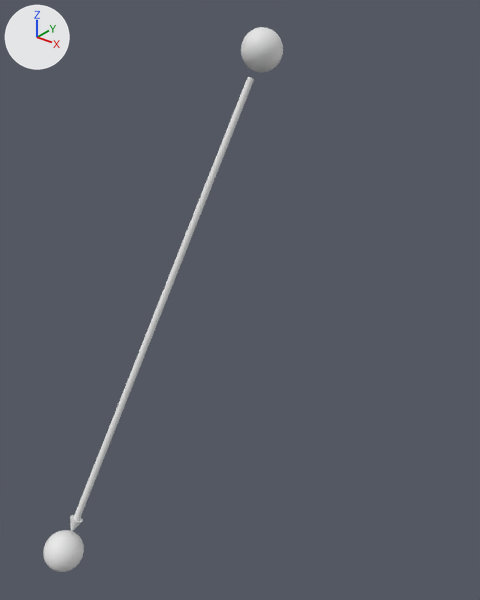
Before and after pictures for a commit that changed the OBJ model 资本的生产过程/价值形式理论/价值形式/datas_graphs_generated/simple.obj.
Before and after are seen from a 50 mm lens placed at (14.31, -14.83, 7.86), pointed at (4.58, -2.68, 0.33). The axes (+X, +Y, +Z) are drawn at upper left. The lights are the same throughout. The picture after the commit comes second. Where no turn or scale is listed for an object, it has been applied to the vertices.

Objects in the first picture: 'simple'.
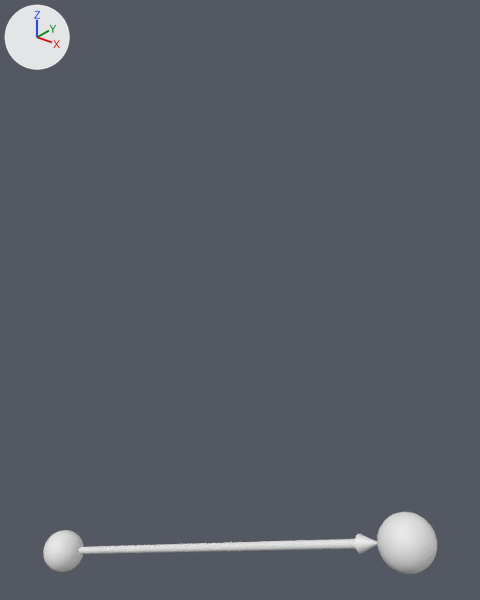
The newer file is also turned or shifted as a whole; pictures and numbers use the older file's frame.

Location of each change, (x1, y1, x2, y2) in pixels of the pictures (480 x 600 px; the box of a moved part takes in the faces that stretch with it):
'simple', reshaped (64% wider, 88% shorter): before (43, 27, 283, 572); after (43, 512, 437, 574)
part 1 of me_simple, moved or reshaped: before (70, 515, 83, 532); after (355, 534, 377, 554)
part 2 of me_simple, moved or reshaped: before (73, 77, 254, 520); after (79, 539, 356, 554)
part 3 of me_simple, moved or reshaped: before (43, 530, 84, 572); after (377, 512, 437, 574)
part 4 of me_simple, moved or reshaped: before (241, 27, 283, 72); after (43, 530, 84, 572)

The change in detail:
me_simple is used by ob_simple; location (0.0, 0.0, 0.0).
me_simple had 1835 vertices, 3463 faces and spanned x 0.1..2.8, y -7.1..1.9, z -8.5..6.6.
me_simple now has 1835 vertices, 3463 faces and spans x 0.1..11.2, y -7.1..-4.2, z -8.5..-2.0.
me_simple part 1: the loose piece of 51 vertices spanning x 0.6..1.0, y -6.2..-5.8, z -7.4..-6.9 is multiplied about its middle by the matrix ((0.254, -0.124, -0.959), (0.5, -0.832, 0.24), (-0.828, -0.541, -0.149)), then moved by (9.0, 1.0, 4.1).
me_simple part 2: the loose piece of 100 vertices spanning x 0.7..2.2, y -6.2..1.0, z -7.2..5.3 is multiplied about its middle by the matrix ((-0.118, 0.001, -0.666), (0.654, -0.126, -0.116), (-0.124, -0.664, 0.021)), then moved by (4.2, -3.0, -4.3).
me_simple part 3: the loose piece of 842 vertices spanning x 0.1..1.3, y -7.1..-5.9, z -8.5..-7.3 is moved by (9.9, 1.7, 5.3).
me_simple part 4: the loose piece of 842 vertices spanning x 1.6..2.8, y 0.7..1.9, z 5.4..6.6 is moved by (-1.5, -7.8, -13.9).
